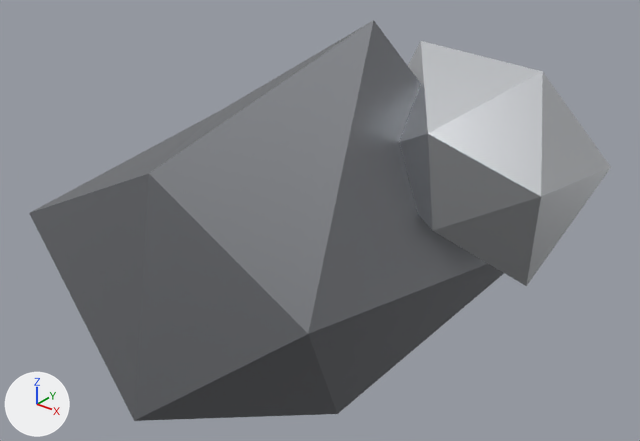
Renders of the glTF model public/models/debris.glb from each side of a commit.
Camera for both pictures: a camera (50 mm lens) standing at (2.09, -2.33, 1.57) and looking at (0.18, 0.06, 0.09). The lights are fixed; the arrows at lower left show +X, +Y and +Z. The picture after the commit comes second. Vertices at exactly the same position are counted once.
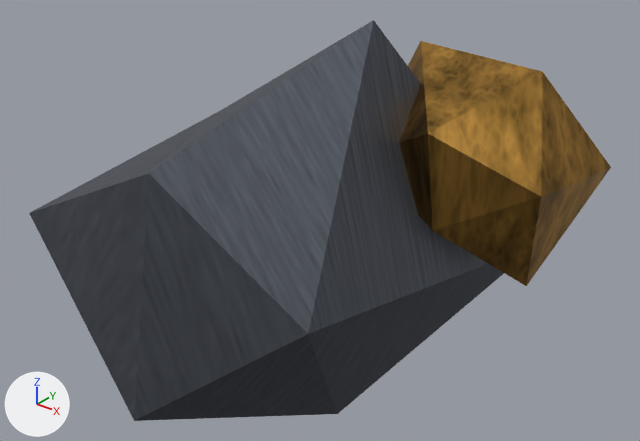
Location of each change, (x1, y1, x2, y2) in pixels of the pictures (640 x 441 px):
'Mesh_0', surface changed, recoloured (darker): (29, 20, 611, 421) in both
part 1 of me_mesh_0, recoloured (white to brown): (399, 41, 611, 286) in both

The change, as a list of edits to the scene's bpy script:
```text
Add img_foil:
    img_foil = load_image('foil', '_unpacked/foil', 256, 256, 'sRGB')
Add img_metal:
    img_metal = load_image('metal', '_unpacked/metal', 256, 256, 'sRGB')
Change mat_dark_metal:
    where n0 = _N.new('ShaderNodeBsdfPrincipled'); n0.name = 'Principled BSDF'
    remove n0.inputs[0].default_value = (0.28, 0.29, 0.31, 1.0)  # 'Base Color', grey #909397
    n0.inputs[1].default_value: 0.9 -> 0.95  # 'Metallic'
    add n2 = _N.new('ShaderNodeMix'); n2.name = 'Mix'
    add n2.data_type = 'RGBA'
    add n2.blend_type = 'MULTIPLY'
    add n2.inputs[0].default_value = 1.0  # 'Factor'
    add n2.inputs[7].default_value = (0.3, 0.31, 0.34, 1.0)  # 'B', grey #95979e
    add n3 = _N.new('ShaderNodeTexImage'); n3.name = 'Image Texture'
    add n3.image = img_metal
    add _L.new(n2.outputs[2], n0.inputs[0])  # 'Result' to 'Base Color'
    add _L.new(n3.outputs[0], n2.inputs[6])  # 'Color' to 'A'
Add mat_mli_foil:
    mat_mli_foil = principled_material('mli-foil')
    mat_mli_foil.texture = img_foil
    mat_mli_foil.metallic = 1.0
    mat_mli_foil.roughness = 0.38
Change me_mesh_0:
    where me_mesh_0.from_pydata(...)  # 24 vertices, 40 faces; spans x -0.92..1.1, y -0.77..0.63, z -0.92..0.91
    used by ob_mesh_0; location = (0.0, 0.0, 0.0)
    me_mesh_0 part 1: all 20 faces that had it switch from mat_alu (white #e1e3e7) to mat_mli_foil (picture img_foil)
```
